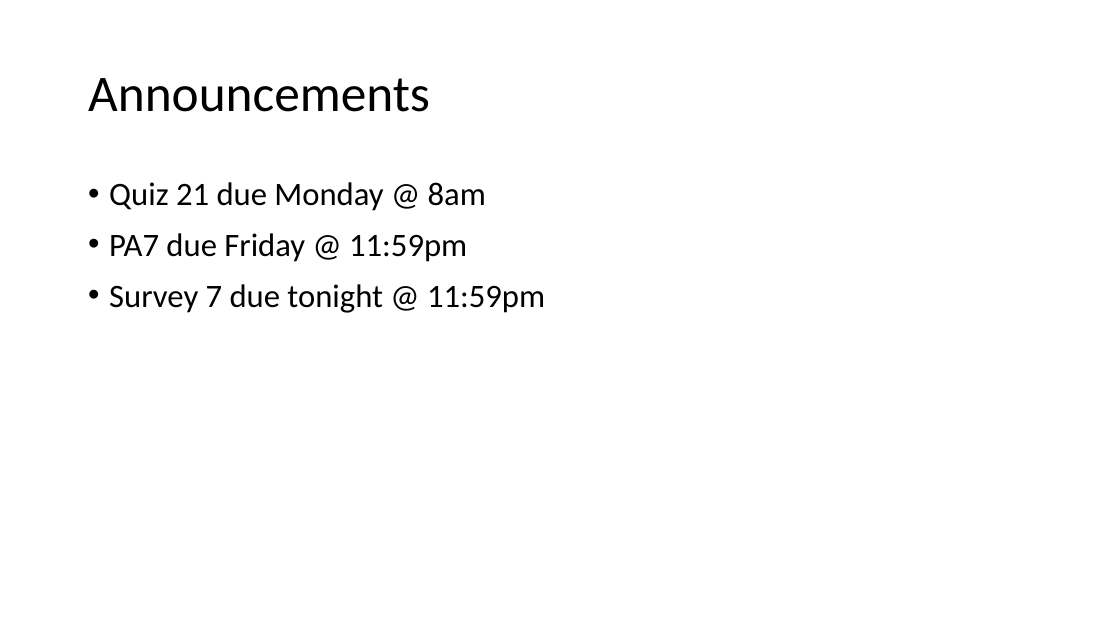
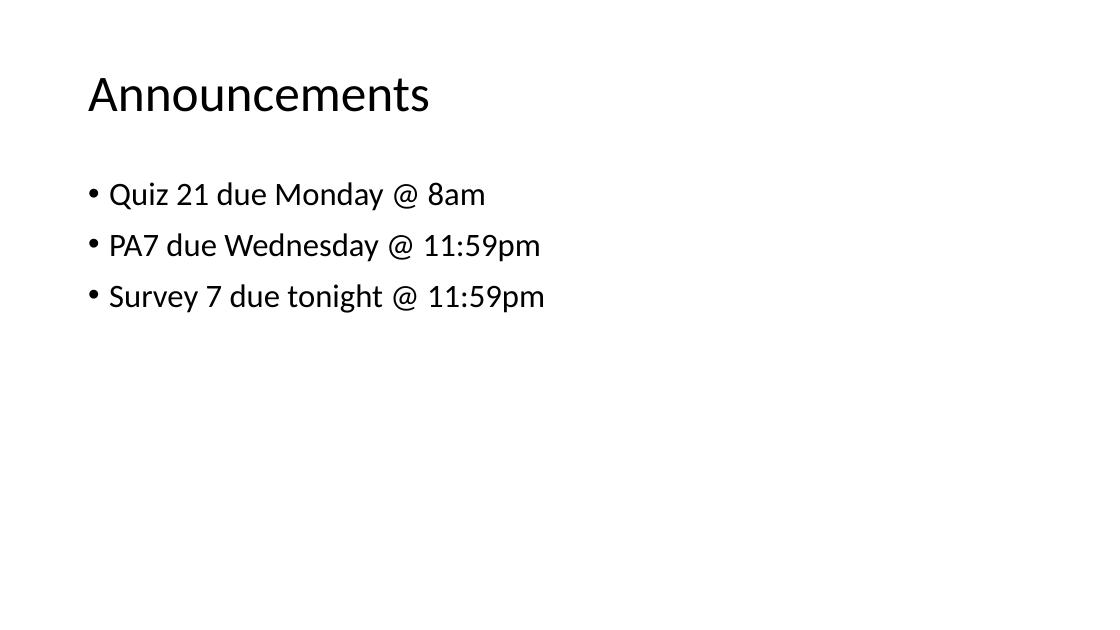
Before and after one commit to ucsd-cse11-sp21/ucsd-cse11-sp21.github.io, a slide deck: slide 2 of lectures/lecture-21/Lecture-Live A00/Lecture 21 - Lecture.pptx. Drawn at 1120x630 pixels with LibreOffice and Linux fonts; fonts in the diff are those of the drawing. Boxes give left, top, right and bottom in pixels: in the first picture for what was removed or moved away, otherwise in the second. Text is boxed around its words. In the diff, an @@ line names an element or a change of style, - is before the commit and + after.

Commit message:
Lecture 21 update

```diff
--- a/lectures/lecture-21/Lecture-Live A00/Lecture 21 - Lecture.pptx
+++ b/lectures/lecture-21/Lecture-Live A00/Lecture 21 - Lecture.pptx
@@ text at [109,233,541,262]: text changed @@
-• PA7 due Friday @ 11:59pm
+• PA7 due Wednesday @ 11:59pm
```
Also in this commit, not shown: 3 other files.
